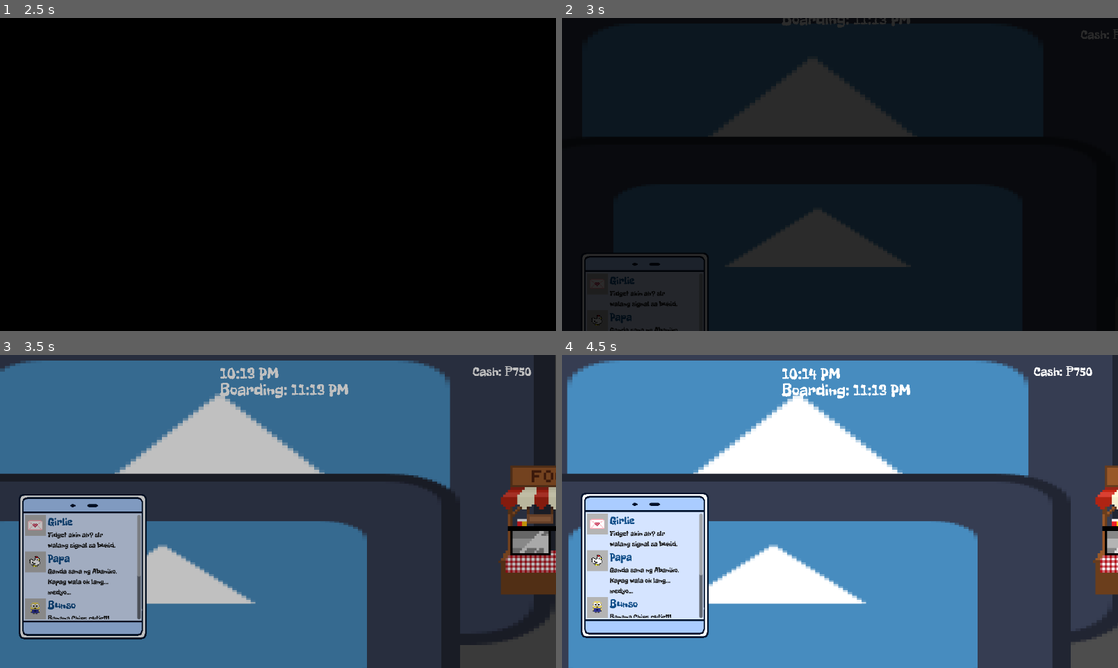
Above: before the commit, frames 1-4 (two rows, left to right).
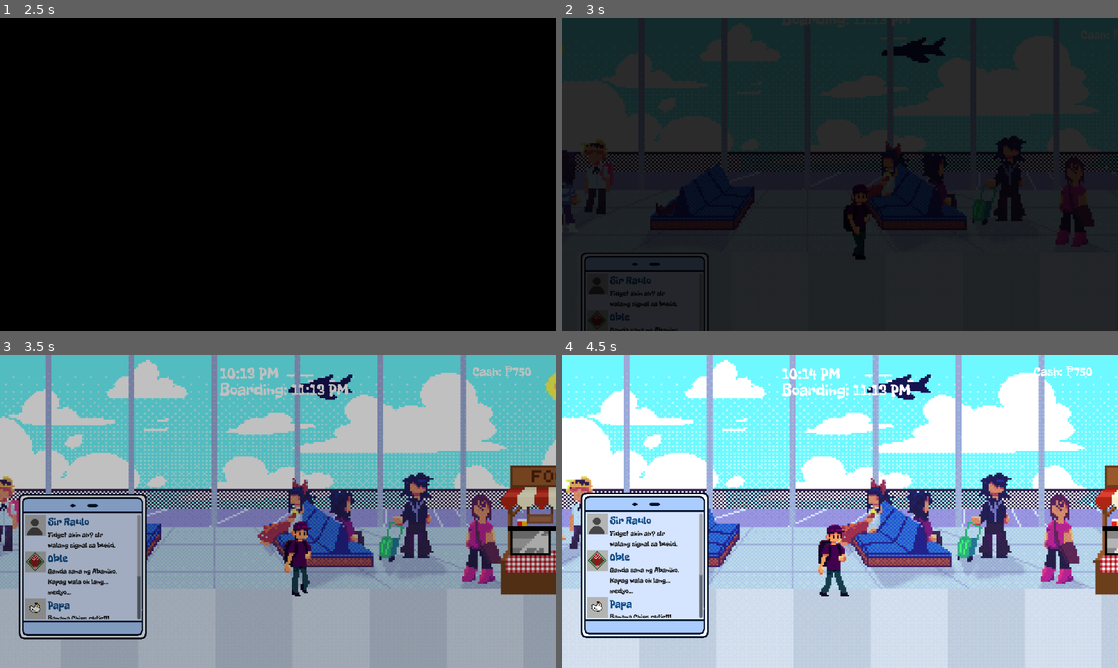
Above: after the commit, the same moments.

Repository: Ronbc779/Game-Jam
Game: Godot game, scene res://scenes/menu.tscn
Same seed, same stepped clock (60 frames per second), same inputs: the game is played once before the commit and once after it. The engine's default icon, where the game draws it, is replaced by a stand-in: a white triangle on a blue panel in a dark square.
Inputs:
- Up to frame 1 (2.5 s): click "START" at 0.5 s; click "START" at 1.25 s; hold D (right) from 2.03 s (still down); hold E (interact) from 2.03 s (still down)
- Up to frame 2 (3 s): keep holding D (right); tap Enter at 2.75 s; release E (interact) at 2.78 s; tap Ctrl (sprint) at 2.85 s
- Up to frame 3 (3.5 s): keep holding D (right)
- Up to frame 4 (4.5 s): release D (right) at 3.53 s; hold A (left) 3.53-4.28 s; hold E (interact) 3.53-4.28 s; hold D (right) from 4.28 s (still down); tap Ctrl (sprint) at 4.35 s

Frame 1 is identical in both runs. In frame 2, 33% of the frame differs, in the area x 0-100%, y 0-100%; in frame 3, 83%; in frame 4, 86%.

Commit message:
FINAL

Diff:
--- a/scenes/DepartureArea.tscn
+++ b/scenes/DepartureArea.tscn
@@ -1,31 +1,35 @@
 [gd_scene format=3 uid="uid://065nkqikkq5v"]
 
 [ext_resource type="Script" uid="uid://bqcvech0v5g31" path="res://scripts/DepartureArea.gd" id="1_ovbej"]
-[ext_resource type="Texture2D" uid="uid://barq67eed08is" path="res://icon.svg" id="2_rj2n0"]
+[ext_resource type="Texture2D" uid="uid://cne7gn7mj6jse" path="res://assets/images/boarding_gate.PNG" id="2_rj2n0"]
 [ext_resource type="FontFile" uid="uid://dlt66hrua16kh" path="res://assets/others/FreckleFace-Regular.ttf" id="3_rj2n0"]
 
 [sub_resource type="RectangleShape2D" id="RectangleShape2D_xrivr"]
-size = Vector2(128, 128)
+size = Vector2(318.5, 343)
 
 [node name="DepartureArea" type="StaticBody2D" unique_id=554785627]
 script = ExtResource("1_ovbej")
 
 [node name="Sprite2D" type="Sprite2D" parent="." unique_id=1990714875]
-position = Vector2(0, -65)
+position = Vector2(0, -171)
+scale = Vector2(7.3635874, 7.5815425)
 texture = ExtResource("2_rj2n0")
+region_enabled = true
+region_rect = Rect2(56, 2, 43, 45)
 
 [node name="Area2D" type="Area2D" parent="." unique_id=1536232514]
 position = Vector2(0, -64)
 
 [node name="CollisionShape2D" type="CollisionShape2D" parent="Area2D" unique_id=2094317607]
-position = Vector2(0, -1)
+position = Vector2(-0.25, -108)
 shape = SubResource("RectangleShape2D_xrivr")
 
 [node name="PromptLabel" type="Label" parent="." unique_id=1577200251]
-offset_left = -65.0
-offset_top = -315.0
-offset_right = 68.0
-offset_bottom = -183.0
+offset_left = -67.0
+offset_top = -454.0
+offset_right = 66.0
+offset_bottom = -322.0
+theme_override_colors/font_color = Color(0.80852777, 0.7446019, 0.28848574, 1)
 theme_override_fonts/font = ExtResource("3_rj2n0")
 theme_override_font_sizes/font_size = 33
 text = "Press e
--- a/scenes/main.tscn
+++ b/scenes/main.tscn
@@ -2,7 +2,7 @@
 
 [ext_resource type="Script" uid="uid://dh6elx3bkgkqh" path="res://scripts/main.gd" id="1_choun"]
 [ext_resource type="PackedScene" uid="uid://d3p0w7xedufrr" path="res://scenes/player.tscn" id="1_o5qli"]
-[ext_resource type="Texture2D" uid="uid://barq67eed08is" path="res://icon.svg" id="2_0wfyh"]
+[ext_resource type="Texture2D" uid="uid://dvctp73y6hqyx" path="res://assets/images/background.png" id="2_og1vs"]
 [ext_resource type="FontFile" uid="uid://dlt66hrua16kh" path="res://assets/others/FreckleFace-Regular.ttf" id="2_tefeu"]
 [ext_resource type="Script" uid="uid://ch0r4pmc5pans" path="res://scripts/hud.gd" id="2_tipki"]
 [ext_resource type="PackedScene" uid="uid://c75i5pq6q8xxq" path="res://scenes/shop_ui.tscn" id="3_sugp2"]
@@ -183,11 +183,13 @@
 
 [node name="Background" type="Parallax2D" parent="." unique_id=243750747]
 scroll_scale = Vector2(0.5, 0.5)
+repeat_size = Vector2(1420, 0)
+repeat_times = 4
 
 [node name="Sprite2D" type="Sprite2D" parent="Background" unique_id=1194767]
-position = Vector2(583, 246)
-scale = Vector2(12.0625, 6.2890625)
-texture = ExtResource("2_0wfyh")
+position = Vector2(572.99976, 340.49997)
+scale = Vector2(2.2210937, 2.0916667)
+texture = ExtResource("2_og1vs")
 
 [node name="StaticBody2D" type="StaticBody2D" parent="." unique_id=1767108926]
 position = Vector2(550, 583)
@@ -329,14 +331,6 @@
 edge_left_path = NodePath("../../EdgeLeft")
 edge_right_path = NodePath("../../EdgeRight")
 
-[node name="Foreground" type="Parallax2D" parent="." unique_id=260017114]
-scroll_scale = Vector2(1.5, 1.5)
-
-[node name="Sprite2D" type="Sprite2D" parent="Foreground" unique_id=1149201009]
-position = Vector2(606, 509)
-scale = Vector2(10.703125, 4.5390625)
-texture = ExtResource("2_0wfyh")
-
 [node name="pause_menu" type="CanvasLayer" parent="." unique_id=43070589]
 process_mode = 3
 visible = false
--- a/scenes/sell_item.tscn
+++ b/scenes/sell_item.tscn
@@ -24,6 +24,7 @@
 [node name="NameLabel" type="Label" parent="." unique_id=769703523]
 layout_mode = 2
 size_flags_horizontal = 4
+theme_override_colors/font_color = Color(0, 0, 0, 1)
 theme_override_fonts/font = ExtResource("3_m35c4")
 theme_override_font_sizes/font_size = 22
 text = "NameLabel"
@@ -33,6 +34,7 @@
 size_flags_horizontal = 10
 size_flags_vertical = 4
 offset_transform_enabled = true
+theme_override_colors/font_color = Color(1, 1, 1, 1)
 theme_override_fonts/font = ExtResource("3_m35c4")
 theme_override_font_sizes/font_size = 22
 text = "-"
@@ -41,6 +43,7 @@
 layout_mode = 2
 size_flags_horizontal = 8
 offset_transform_enabled = true
+theme_override_colors/font_color = Color(0, 0, 0, 1)
 theme_override_fonts/font = ExtResource("3_m35c4")
 theme_override_font_sizes/font_size = 22
 text = "1"
--- a/scenes/shop_ui.tscn
+++ b/scenes/shop_ui.tscn
@@ -2,6 +2,7 @@
 
 [ext_resource type="PackedScene" uid="uid://biqeuojs5otlh" path="res://scenes/sell_item.tscn" id="1_fs6yy"]
 [ext_resource type="Script" uid="uid://blk2gc3sk3fgw" path="res://scripts/shop_ui.gd" id="1_oixfk"]
+[ext_resource type="Texture2D" uid="uid://dl0v0be8msoi1" path="res://assets/images/ui/shop_ui.png" id="2_18xnp"]
 
 [node name="Control" type="Control" unique_id=1622125491]
 layout_mode = 3
@@ -12,13 +13,13 @@
 grow_vertical = 2
 script = ExtResource("1_oixfk")
 
-[node name="ColorRect" type="ColorRect" parent="." unique_id=2136698713]
+[node name="ColorRect" type="TextureRect" parent="." unique_id=1756458170]
 layout_mode = 0
 offset_left = 156.0
 offset_top = 89.0
 offset_right = 958.0
 offset_bottom = 457.0
-color = Color(0.043137256, 0.043137256, 0.043137256, 0.32156864)
+texture = ExtResource("2_18xnp")
 
 [node name="ScrollContainer" type="ScrollContainer" parent="." unique_id=1718329813]
 layout_mode = 0
--- a/scripts/DepartureArea.gd
+++ b/scripts/DepartureArea.gd
@@ -5,7 +5,7 @@
 
 @export var edge_left_path: NodePath
 @export var edge_right_path: NodePath
-@export var edge_margin: float = 100.0
+@export var edge_margin: float = 200.0
 
 var player_in_range: bool = false
 
--- a/scripts/ShopManager.gd
+++ b/scripts/ShopManager.gd
@@ -51,7 +51,7 @@
 }
 
 var people_pool: Array = [
-	{"name": "Tita Baby", "avatar": preload("res://assets/images/pfp/ate_pfp.png")},
+	{"name": "Tita Baby", "avatar": preload("res://assets/images/pfp/tita_baby_pfp.png")},
 	{"name": "Sharmaine", "avatar": preload("res://assets/images/pfp/sharmaine_pfp.png")},
 	{"name": "Girlie", "avatar": preload("res://assets/images/pfp/girlie_pfp.png")},
 	{"name": "Panying", "avatar": preload("res://assets/images/pfp/panying_pfp.png")},
@@ -62,6 +62,16 @@
 	{"name": "Papa", "avatar": preload("res://assets/images/pfp/papa_pfp.png")},
 	{"name": "Kuya Kim", "avatar": preload("res://assets/images/pfp/kuya_pfp.png")},
 	{"name": "Bunso", "avatar": preload("res://assets/images/pfp/bunso_pfp.png")},
+	{"name": "Marites", "avatar": preload("res://assets/images/pfp/default_pfp-1.png")},
+	{"name": "Niki Batumbakal", "avatar": preload("res://assets/images/pfp/default_pfp-1.png")},
+	{"name": "Cardo Dalisay", "avatar": preload("res://assets/images/pfp/default_pfp-1.png")},
+	{"name": "Avatar Aang", "avatar": preload("res://assets/images/pfp/aang_pfp.png")},
+	{"name": "Oble", "avatar": preload("res://assets/images/pfp/oble_pfp.png")},
+	{"name": "Maddie Pares", "avatar": preload("res://assets/images/pfp/default_pfp-1.png")},
+	{"name": "Sir Raulo", "avatar": preload("res://assets/images/pfp/default_pfp-1.png")},
+	{"name": "longganisa seller", "avatar": preload("res://assets/images/pfp/default_pfp-1.png")},
+	{"name": "Meta AI", "avatar": preload("res://assets/images/pfp/meta_ai_pfp.png")},
+
 ]
 
 var requirement_types_pool: Array = [
Binary file added: assets/images/background.png
Not shown, added: assets/images/background.png.import
Binary file added: assets/images/ui/shop_ui.png
Not shown, added: assets/images/ui/shop_ui.png.import
